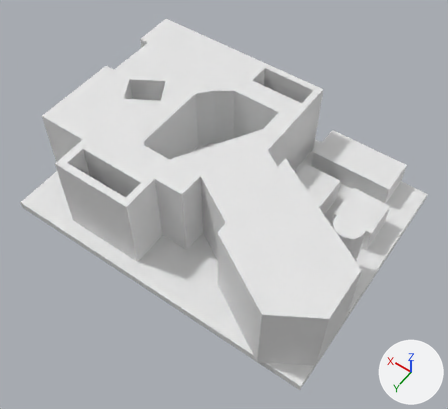
What one commit did to the Blender file Dust.blend.
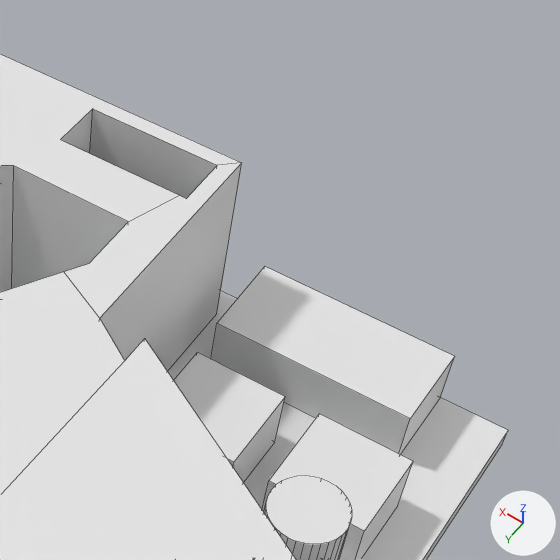
Old and new are each drawn whole from a camera (50 mm lens) standing at (-40.8, 60.1, 88.2) and looking at (-2.3, 6.3, 3.6) and again close up on the part from 51% to 100% of the width and 6% to 60% of the height. Lighting does not change. The marker at lower right points along +X, +Y and +Z. The close-ups show mesh edges as thin lines.
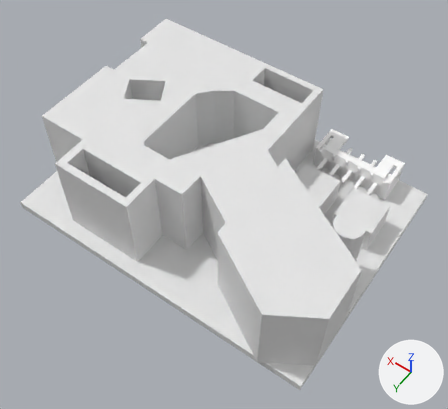
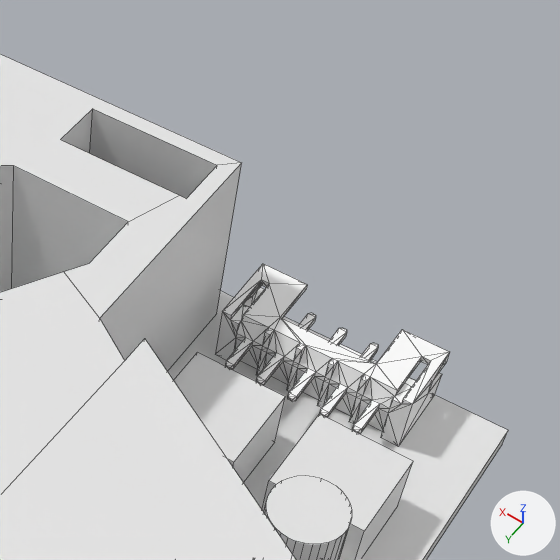
The change in detail:
Material 'mat0' (mat_mat0) is new.
Its base color is (1.0, 1.0, 1.0) (white #ffffff).
Its roughness is 0.293.
Its specular ior level is 0.05.
me_cube_006 is used by ob_cube_002; location (-12.5, -16.02, 2.25); scale (1.0, 1.0, 0.643).
me_cube_006 had 8 vertices, 6 faces and spanned x -11.7..3.5, y -3.5..3.5, z -3.5..3.5.
me_cube_006 no longer uses material mat_material_004 (white #e7e7e7).
me_cube_006 now has 238 vertices, 480 faces and spans x -5.9..5.9, y -1.7..3.0, z -3.0..5.9.
me_cube_006 part 1: the whole mesh is rebuilt.
me_cube_006 now uses material mat_mat0 (white #ffffff).
Object 'Cube.002' (ob_cube_002) moves from (-12.5, -16.02, 2.25) to (-16.3, -13.63, 2.97).
Object 'Cube.002' (ob_cube_002) turns from (0, 0, 0) to (90, 180, 0) degrees about x, y and z.
Object 'Cube.002' (ob_cube_002) is rescaled from (1.0, 1.0, 0.643) to (1.26, 1.0, 1.0).

Pixel boxes [x1, y1, x2, y2] of what changed, in the close-ups (560 x 560 px):
'Cube.002', reshaped, moved, turned, rescaled
    before: [211, 267, 455, 454]
    after: [215, 264, 450, 446]
